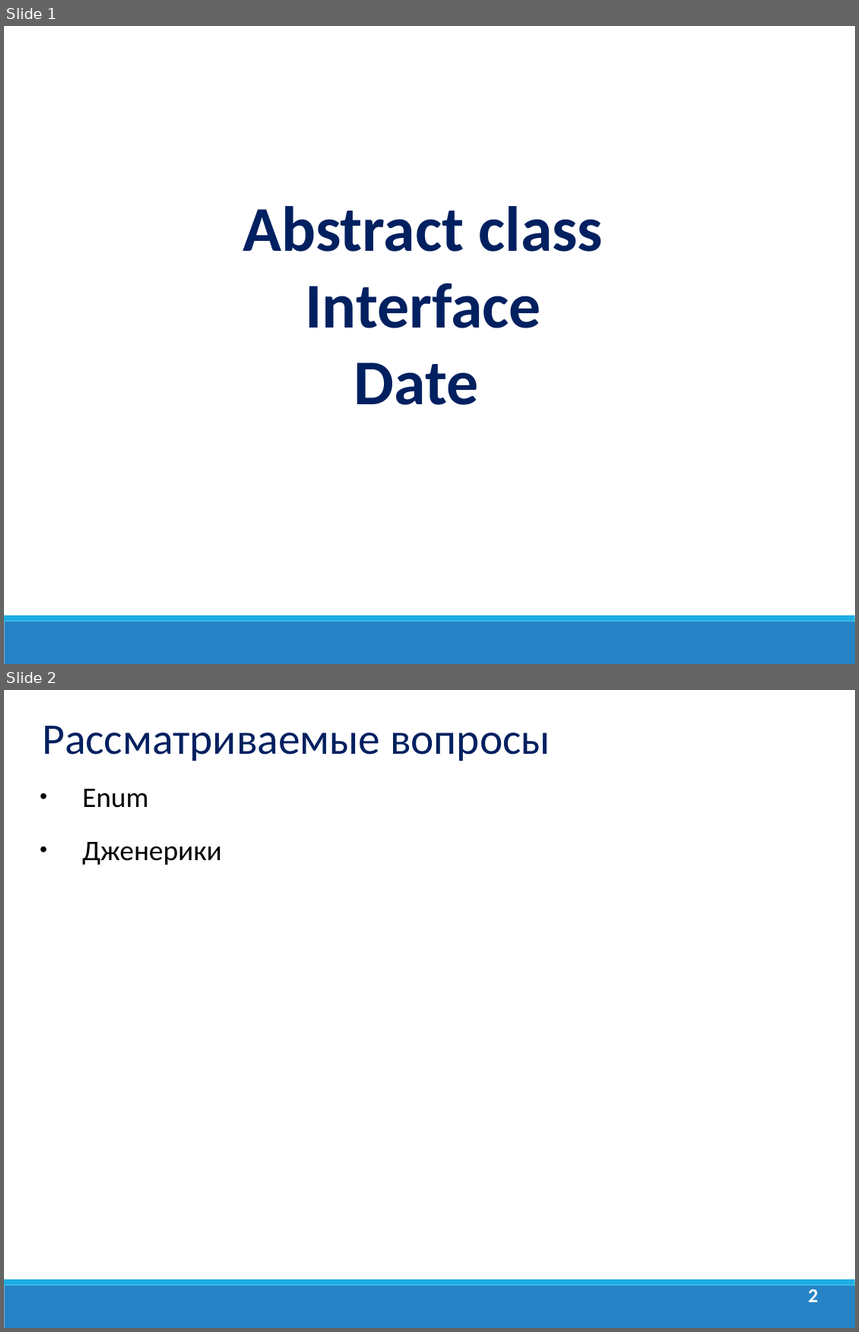
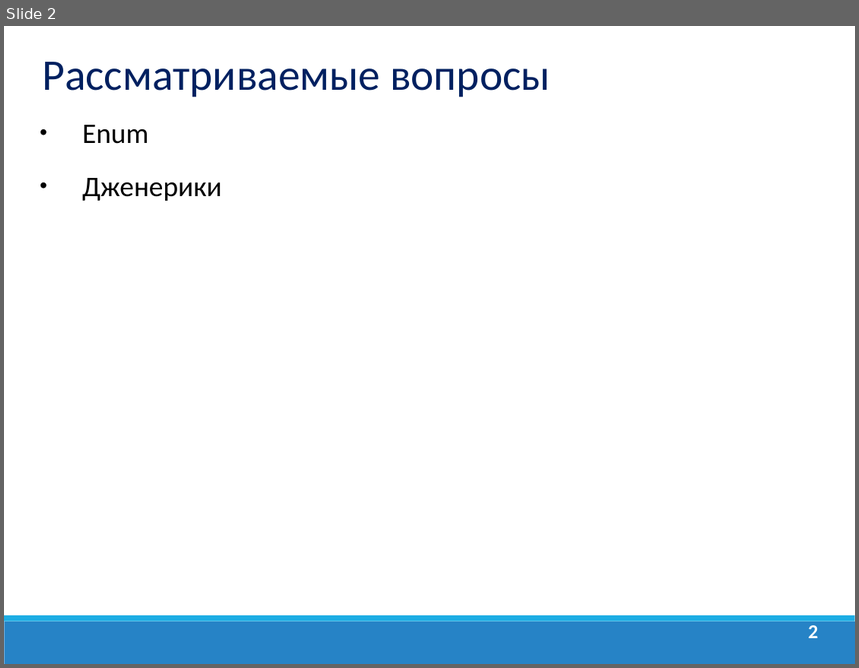
Before and after one commit to dmitry-academy/academy_5220, a slide deck: academy5220/resources/presentations/Java Lection 9. Дженерики. Enum.ppt. Shown one above the other, each under a label of ours: slides 1 and 2 before the commit, slide 2 after it. The pictures are 859x1332 and 859x668 pixels, drawn with LibreOffice and Linux fonts; fonts in the diff are those of the drawing; background and template pictures are left out. Boxes give left, top, right and bottom in pixels: in the first picture for what was removed or moved away, otherwise in the second. Text is boxed around its words. In the diff, an @@ line names an element or a change of style, - is before the commit and + after.

```diff
--- a/academy5220/resources/presentations/Java Lection 9. Дженерики. Enum.ppt
+++ b/academy5220/resources/presentations/Java Lection 9. Дженерики. Enum.ppt
@@ slide 1 removed at bbox=[4, 26, 855, 664], background #FFFFFF; not listed: 2 template elements that a slide beside it also shows @@
@@ text removed at bbox=[243, 206, 603, 405] @@
-Abstract class
-Interface
-Date
```
Also in this commit, not shown: 11 slides added, 19 other files.
